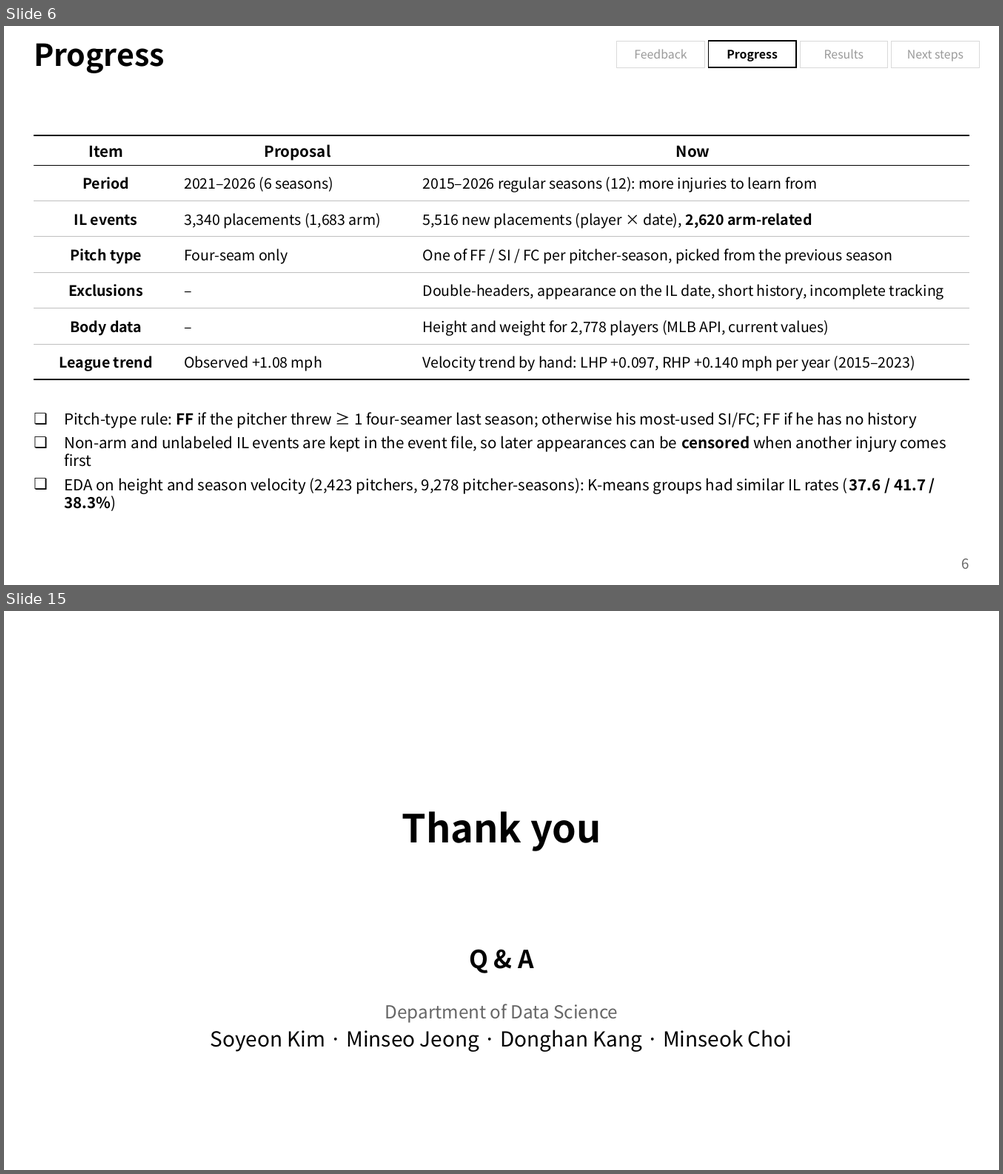
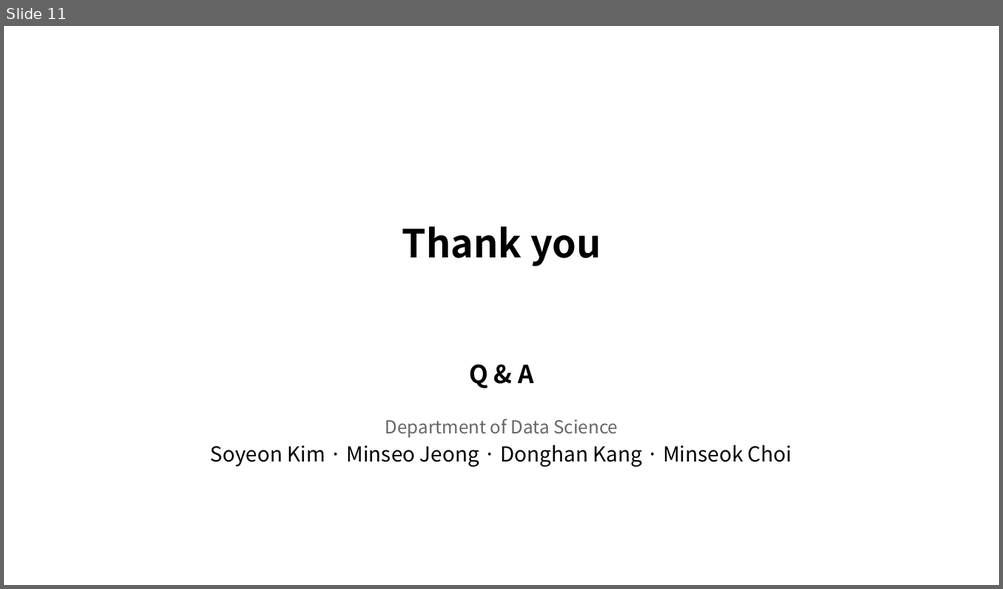
Before and after one commit to chirisjmmm/timeseries, a slide deck: presentation/Pitcher_Injury_Early_Warning_Midterm_EN.pptx. Shown one above the other, each under a label of ours: slides 6 and 15 before the commit, slide 11 after it; the slides between them are not shown. The pictures are 1003x1174 and 1003x589 pixels, drawn with LibreOffice and Linux fonts; fonts in the diff are those of the drawing; background and template pictures are left out. Boxes give left, top, right and bottom in pixels: in the first picture for what was removed or moved away, otherwise in the second. Text is boxed around its words. In the diff, an @@ line names an element or a change of style, - is before the commit and + after.

```diff
--- a/presentation/Pitcher_Injury_Early_Warning_Midterm_EN.pptx
+++ b/presentation/Pitcher_Injury_Early_Warning_Midterm_EN.pptx
@@ slide 6 removed at box(4, 26, 999, 585), background #FFFFFF @@
@@ title removed at box(34, 43, 165, 73) @@
-Progress
@@ rectangle removed at box(617, 41, 704, 67) @@
-Feedback
@@ rectangle removed at box(708, 41, 796, 67) @@
-Progress
@@ rectangle removed at box(800, 41, 887, 67) @@
-Results
@@ rectangle removed at box(891, 41, 979, 67) @@
-Next steps
@@ text removed at box(34, 82, 710, 116) @@
-Data cleaning: what changed since the proposal
@@ table removed at box(34, 136, 969, 380), 7 rows, 3 columns @@
-Item | Proposal | Now
-Period | 2021–2026 (6 seasons) | 2015–2026 regular seasons (12): more injuries to learn from
-IL events | 3,340 placements (1,683 arm) | 5,516 new placements (player × date), 2,620 arm-related
-Pitch type | Four-seam only | One of FF / SI / FC per pitcher-season, picked from the previous season
-Exclusions | – | Double-headers, appearance on the IL date, short history, incomplete tracking
-Body data | – | Height and weight for 2,778 players (MLB API, current values)
-League trend | Observed +1.08 mph | Velocity trend by hand: LHP +0.097, RHP +0.140 mph per year (2015–2023)
@@ text removed at box(64, 412, 946, 511) @@
-❏ Pitch-type rule: FF if the pitcher threw ≥ 1 four-seamer last season; otherwise his most-used SI/FC; FF if he has no history
-❏ Non-arm and unlabeled IL events are kept in the event file, so later appearances can be censored when another injury comes first
-❏ EDA on height and season velocity (2,423 pitchers, 9,278 pitcher-seasons): K-means groups had similar IL rates (37.6 / 41.7 / 38.3%)
@@ page number removed at box(962, 559, 969, 569) @@
-6
@@ what was slide 15 is now slide 11 @@
```
Also in this commit, not shown: 7 slides changed, 1 slide added, 4 other slides removed, 2 other files.
